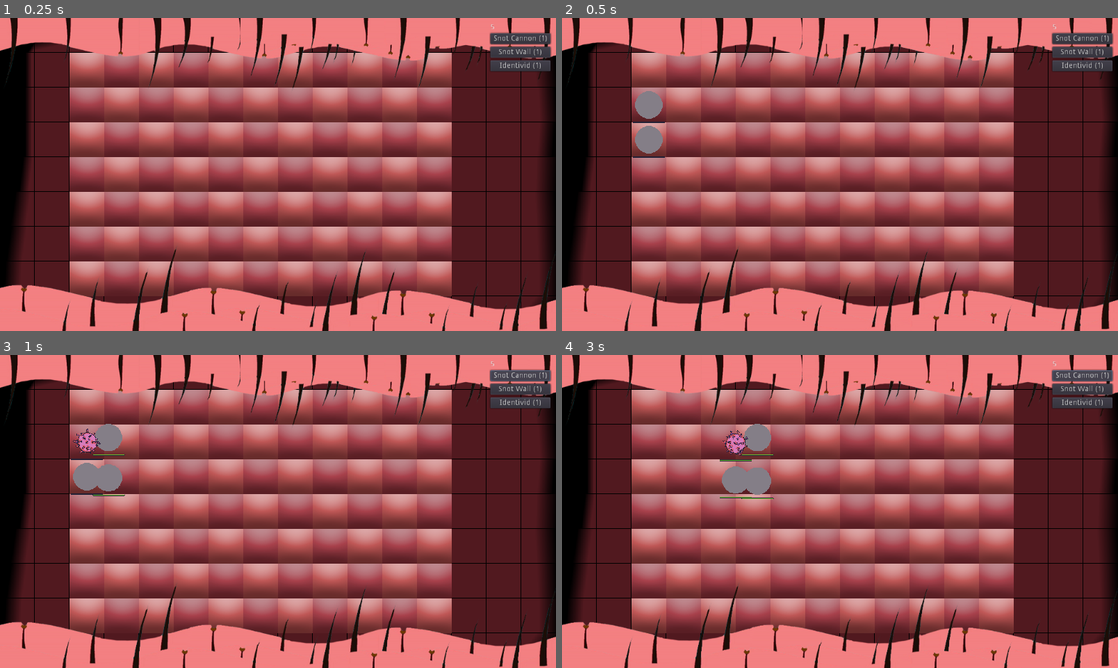
Above: before the commit, frames 1-4 (two rows, left to right).
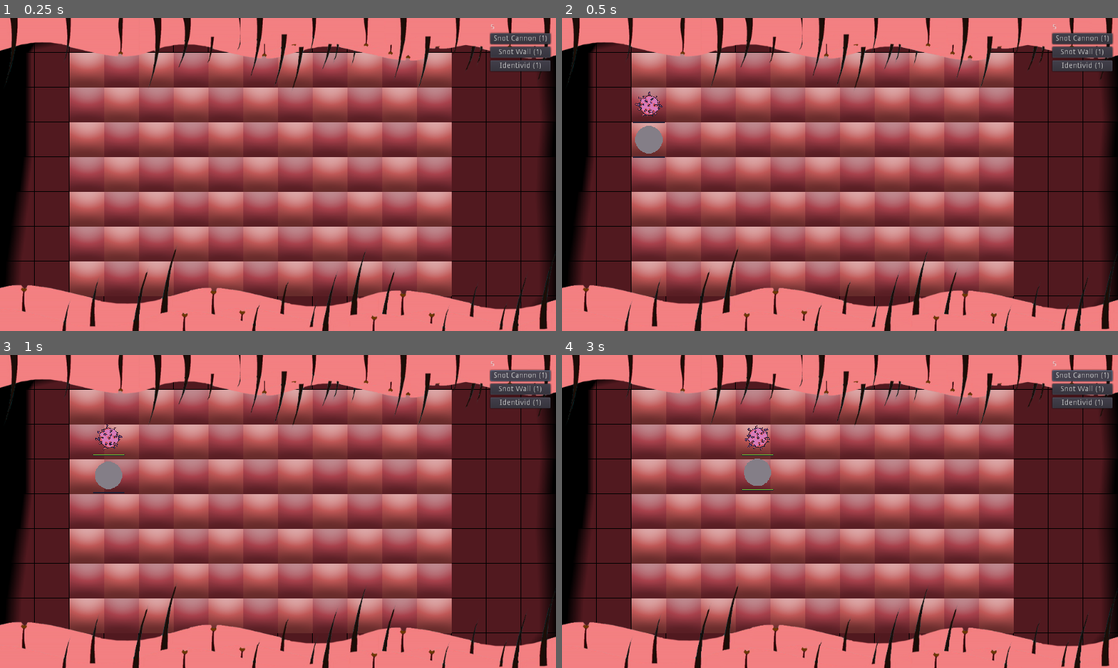
Above: after the commit, the same moments.

Repository: TeamKebab/GodotWildJam23
Game: Godot game, scene res://src/Main.tscn
Same seed, same stepped clock (60 frames per second), same inputs: the game is played once before the commit and once after it.
Inputs:
- Up to frame 1 (0.25 s): no input
- Up to frame 2 (0.5 s): no input
- Up to frame 3 (1 s): click "Snot Cannon (1)" at 0.5 s
- Up to frame 4 (3 s): click "Snot Wall (1)" at 1.25 s; click "Identivid (1)" at 2 s; click "Snot Cannon (1)" at 2.75 s

Frame 1 is identical in both runs. In frame 2, 0.3% of the frame differs, in the area x 13-19%, y 23-33%; in frame 3, 1.0%; in frame 4, 1.2%, in the area x 28-39%, y 22-46%.

Commit message:
defenses and virus folders

Diff:
--- a/project.godot
+++ b/project.godot
@@ -22,7 +22,7 @@
 "base": "KinematicBody2D",
 "class": "Identivid",
 "language": "GDScript",
-"path": "res://src/entities/Identivid.gd"
+"path": "res://src/entities/defenses/Identivid.gd"
 }, {
 "base": "Node2D",
 "class": "MiniBar",
--- a/src/Main.tscn
+++ b/src/Main.tscn
@@ -7,13 +7,13 @@
 [ext_resource path="res://src/gui/AntibodiesCounter.gd" type="Script" id=5]
 [ext_resource path="res://src/GUI.gd" type="Script" id=6]
 [ext_resource path="res://src/gui/BuyButton.tscn" type="PackedScene" id=7]
-[ext_resource path="res://src/entities/CannonPlaceholder.tscn" type="PackedScene" id=8]
+[ext_resource path="res://src/entities/defenses/CannonPlaceholder.tscn" type="PackedScene" id=8]
 [ext_resource path="res://assets/sprites/bg/nose-fondo-down.png" type="Texture" id=9]
 [ext_resource path="res://assets/sprites/bg/nose-fondo-up.png" type="Texture" id=10]
 [ext_resource path="res://src/Defenses.gd" type="Script" id=11]
 [ext_resource path="res://src/AntiBodies.gd" type="Script" id=12]
-[ext_resource path="res://src/entities/IdentividPlaceholder.tscn" type="PackedScene" id=13]
-[ext_resource path="res://src/entities/SnotWallPlaceholder.tscn" type="PackedScene" id=14]
+[ext_resource path="res://src/entities/defenses/IdentividPlaceholder.tscn" type="PackedScene" id=13]
+[ext_resource path="res://src/entities/defenses/SnotWallPlaceholder.tscn" type="PackedScene" id=14]
 [ext_resource path="res://assets/music/vids_1.ogg" type="AudioStream" id=15]
 
 [node name="Game" type="Node"]
--- a/src/WaveSpawner.gd
+++ b/src/WaveSpawner.gd
@@ -7,9 +7,9 @@
 }
 
 const VIRUS = {
-	Virus.CUTEVID : preload("res://src/entities/Cutevid.tscn"),
-	Virus.OGREVID : preload("res://src/entities/Ogrevid.tscn"),
-	Virus.GHOSTVID : preload("res://src/entities/Ghostvid.tscn"),
+	Virus.CUTEVID : preload("res://src/entities/virus/Cutevid.tscn"),
+	Virus.OGREVID : preload("res://src/entities/virus/Ogrevid.tscn"),
+	Virus.GHOSTVID : preload("res://src/entities/virus/Ghostvid.tscn"),
 }
 
 const WAVES = [
@@ -18,7 +18,7 @@
 		"times": 1,
 		"virus":[
 			{
-				"type": Virus.GHOSTVID,
+				"type": Virus.CUTEVID,
 				"row": 1
 			},
 			{
@@ -28,7 +28,7 @@
 		]
 	},
 	{
-		"wait": 0.5,
+		"wait": 5,
 		"times": 1,
 		"virus":[
 			{
--- a/src/entities/Identivid.gd
+++ /dev/null
@@ -1,2 +0,0 @@
-extends "res://src/entities/Defense.gd"
-class_name Identivid
--- a/src/entities/Bullet.tscn
+++ b/src/entities/defenses/Bullet.tscn
@@ -1,8 +1,8 @@
 [gd_scene load_steps=6 format=2]
 
-[ext_resource path="res://src/components/HitBox.tscn" type="PackedScene" id=1]
-[ext_resource path="res://assets/sprites/snot-shot.png" type="Texture" id=2]
-[ext_resource path="res://src/entities/Bullet.gd" type="Script" id=3]
+[ext_resource path="res://src/entities/defenses/Bullet.gd" type="Script" id=1]
+[ext_resource path="res://src/components/HitBox.tscn" type="PackedScene" id=2]
+[ext_resource path="res://assets/sprites/snot-shot.png" type="Texture" id=3]
 
 [sub_resource type="CircleShape2D" id=1]
 radius = 6.0
@@ -13,15 +13,15 @@
 [node name="KinematicBody2D" type="KinematicBody2D"]
 collision_layer = 0
 collision_mask = 0
-script = ExtResource( 3 )
+script = ExtResource( 1 )
 
 [node name="Sprite" type="Sprite" parent="."]
-texture = ExtResource( 2 )
+texture = ExtResource( 3 )
 
 [node name="CollisionShape2D" type="CollisionShape2D" parent="."]
 shape = SubResource( 1 )
 
-[node name="HitBox" parent="." instance=ExtResource( 1 )]
+[node name="HitBox" parent="." instance=ExtResource( 2 )]
 collision_layer = 2
 collision_mask = 0
 
--- a/src/entities/Cannon.gd
+++ b/src/entities/defenses/Cannon.gd
@@ -1,6 +1,6 @@
-extends "res://src/entities/Defense.gd"
+extends "res://src/entities/defenses/Defense.gd"
 
-const Bullet = preload("res://src/entities/Bullet.tscn")
+const Bullet = preload("res://src/entities/defenses/Bullet.tscn")
 
 export var cooldown: float = 3
 
--- a/src/entities/Cannon.tscn
+++ b/src/entities/defenses/Cannon.tscn
@@ -1,8 +1,9 @@
 [gd_scene load_steps=6 format=2]
 
-[ext_resource path="res://src/entities/Defense.tscn" type="PackedScene" id=1]
+[ext_resource path="res://src/entities/defenses/Cannon.gd" type="Script" id=1]
 [ext_resource path="res://src/components/DetectionBox.tscn" type="PackedScene" id=2]
-[ext_resource path="res://src/entities/Cannon.gd" type="Script" id=3]
+[ext_resource path="res://src/entities/defenses/Defense.tscn" type="PackedScene" id=3]
+
 
 [sub_resource type="RectangleShape2D" id=1]
 extents = Vector2( 32, 18 )
@@ -10,8 +11,8 @@
 [sub_resource type="RectangleShape2D" id=2]
 extents = Vector2( 224, 15 )
 
-[node name="Cannon" instance=ExtResource( 1 )]
-script = ExtResource( 3 )
+[node name="Cannon" instance=ExtResource( 3 )]
+script = ExtResource( 1 )
 hp = 5.0
 
 [node name="CollisionShape2D" parent="HurtBox" index="0"]
--- a/src/entities/CannonPlaceholder.tscn
+++ b/src/entities/defenses/CannonPlaceholder.tscn
@@ -2,7 +2,8 @@
 
 [ext_resource path="res://src/components/Placeholder.tscn" type="PackedScene" id=1]
 [ext_resource path="res://assets/sprites/cannon-animation.png" type="Texture" id=2]
-[ext_resource path="res://src/entities/Cannon.tscn" type="PackedScene" id=3]
+[ext_resource path="res://src/entities/defenses/Cannon.tscn" type="PackedScene" id=3]
+
 
 [sub_resource type="AtlasTexture" id=1]
 atlas = ExtResource( 2 )
--- a/src/entities/Defense.tscn
+++ b/src/entities/defenses/Defense.tscn
@@ -1,9 +1,10 @@
 [gd_scene load_steps=7 format=2]
 
-[ext_resource path="res://src/entities/Defense.gd" type="Script" id=1]
+[ext_resource path="res://src/entities/defenses/Defense.gd" type="Script" id=1]
 [ext_resource path="res://src/resources/SnotCannon.tres" type="SpriteFrames" id=2]
 [ext_resource path="res://src/components/HurtBox.tscn" type="PackedScene" id=4]
 [ext_resource path="res://src/components/MiniBar.tscn" type="PackedScene" id=5]
+
 
 [sub_resource type="RectangleShape2D" id=1]
 extents = Vector2( 30, 30 )
--- /dev/null
+++ b/src/entities/defenses/Identivid.gd
@@ -0,0 +1,2 @@
+extends "res://src/entities/defenses/Defense.gd"
+class_name Identivid
--- a/src/entities/Identivid.tscn
+++ b/src/entities/defenses/Identivid.tscn
@@ -1,9 +1,9 @@
 [gd_scene load_steps=10 format=2]
 
-[ext_resource path="res://src/entities/Defense.tscn" type="PackedScene" id=1]
+[ext_resource path="res://src/entities/defenses/Defense.tscn" type="PackedScene" id=1]
 [ext_resource path="res://assets/sprites/identivid.png" type="Texture" id=2]
 [ext_resource path="res://src/components/DetectionBox.tscn" type="PackedScene" id=3]
-[ext_resource path="res://src/entities/Identivid.gd" type="Script" id=4]
+[ext_resource path="res://src/entities/defenses/Identivid.gd" type="Script" id=4]
 
 [sub_resource type="RectangleShape2D" id=1]
 extents = Vector2( 9, 14 )
--- a/src/entities/IdentividPlaceholder.tscn
+++ b/src/entities/defenses/IdentividPlaceholder.tscn
@@ -1,8 +1,10 @@
 [gd_scene load_steps=5 format=2]
 
 [ext_resource path="res://src/components/Placeholder.tscn" type="PackedScene" id=1]
-[ext_resource path="res://src/entities/Identivid.tscn" type="PackedScene" id=2]
+[ext_resource path="res://src/entities/defenses/Identivid.tscn" type="PackedScene" id=2]
 [ext_resource path="res://assets/sprites/identivid.png" type="Texture" id=3]
+
+
 
 [sub_resource type="RectangleShape2D" id=1]
 extents = Vector2( 9, 14 )
--- a/src/entities/SnotWall.gd
+++ b/src/entities/defenses/SnotWall.gd
@@ -1,4 +1,4 @@
-extends "res://src/entities/Defense.gd"
+extends "res://src/entities/defenses/Defense.gd"
 
 
 func _ready():
--- a/src/entities/SnotWall.tscn
+++ b/src/entities/defenses/SnotWall.tscn
@@ -1,42 +1,42 @@
 [gd_scene load_steps=15 format=2]
 
-[ext_resource path="res://src/entities/Defense.tscn" type="PackedScene" id=1]
-[ext_resource path="res://assets/sprites/wall.png" type="Texture" id=2]
-[ext_resource path="res://src/entities/SnotWall.gd" type="Script" id=3]
+[ext_resource path="res://src/entities/defenses/Defense.tscn" type="PackedScene" id=1]
+[ext_resource path="res://src/entities/defenses/SnotWall.gd" type="Script" id=2]
+[ext_resource path="res://assets/sprites/wall.png" type="Texture" id=3]
 
 [sub_resource type="RectangleShape2D" id=1]
 extents = Vector2( 18, 18 )
 
 [sub_resource type="AtlasTexture" id=2]
-atlas = ExtResource( 2 )
+atlas = ExtResource( 3 )
 region = Rect2( 0, 0, 64, 64 )
 
 [sub_resource type="AtlasTexture" id=3]
-atlas = ExtResource( 2 )
+atlas = ExtResource( 3 )
 region = Rect2( 64, 0, 64, 64 )
 
 [sub_resource type="AtlasTexture" id=4]
-atlas = ExtResource( 2 )
+atlas = ExtResource( 3 )
 region = Rect2( 128, 0, 64, 64 )
 
 [sub_resource type="AtlasTexture" id=5]
-atlas = ExtResource( 2 )
+atlas = ExtResource( 3 )
 region = Rect2( 192, 0, 64, 64 )
 
 [sub_resource type="AtlasTexture" id=6]
-atlas = ExtResource( 2 )
+atlas = ExtResource( 3 )
 region = Rect2( 256, 0, 64, 64 )
 
 [sub_resource type="AtlasTexture" id=7]
-atlas = ExtResource( 2 )
+atlas = ExtResource( 3 )
 region = Rect2( 320, 0, 64, 64 )
 
 [sub_resource type="AtlasTexture" id=8]
-atlas = ExtResource( 2 )
+atlas = ExtResource( 3 )
 region = Rect2( 384, 0, 64, 64 )
 
 [sub_resource type="AtlasTexture" id=9]
-atlas = ExtResource( 2 )
+atlas = ExtResource( 3 )
 region = Rect2( 448, 0, 64, 64 )
 
 [sub_resource type="SpriteFrames" id=10]
@@ -51,7 +51,7 @@
 extents = Vector2( 22, 18 )
 
 [node name="SnotWall" instance=ExtResource( 1 )]
-script = ExtResource( 3 )
+script = ExtResource( 2 )
 hp = 5.0
 
 [node name="CollisionShape2D" parent="." index="0"]
--- a/src/entities/SnotWallPlaceholder.tscn
+++ b/src/entities/defenses/SnotWallPlaceholder.tscn
@@ -1,8 +1,9 @@
 [gd_scene load_steps=5 format=2]
 
-[ext_resource path="res://src/entities/SnotWall.tscn" type="PackedScene" id=1]
+[ext_resource path="res://src/entities/defenses/SnotWall.tscn" type="PackedScene" id=1]
 [ext_resource path="res://src/components/Placeholder.tscn" type="PackedScene" id=2]
 [ext_resource path="res://assets/sprites/wall.png" type="Texture" id=3]
+
 
 [sub_resource type="RectangleShape2D" id=1]
 extents = Vector2( 18, 18 )
--- a/src/entities/Cutevid.gd
+++ b/src/entities/virus/Cutevid.gd
@@ -1,4 +1,4 @@
-extends "res://src/entities/Virus.gd"
+extends "res://src/entities/virus/Virus.gd"
 
 
 export var rotation_speed_min = -1
--- a/src/entities/Cutevid.tscn
+++ b/src/entities/virus/Cutevid.tscn
@@ -1,7 +1,8 @@
 [gd_scene load_steps=6 format=2]
 
-[ext_resource path="res://src/entities/Virus.tscn" type="PackedScene" id=1]
-[ext_resource path="res://src/entities/Cutevid.gd" type="Script" id=2]
+[ext_resource path="res://src/entities/virus/Cutevid.gd" type="Script" id=1]
+[ext_resource path="res://src/entities/virus/Virus.tscn" type="PackedScene" id=2]
+
 
 [sub_resource type="CircleShape2D" id=1]
 radius = 18.0
@@ -12,8 +13,8 @@
 [sub_resource type="CircleShape2D" id=3]
 radius = 22.0
 
-[node name="Cutevid" instance=ExtResource( 1 )]
-script = ExtResource( 2 )
+[node name="Cutevid" instance=ExtResource( 2 )]
+script = ExtResource( 1 )
 
 [node name="CollisionShape2D" parent="." index="1"]
 shape = SubResource( 1 )
--- a/src/entities/Ghostvid.gd
+++ b/src/entities/virus/Ghostvid.gd
@@ -1,4 +1,4 @@
-extends "res://src/entities/Virus.gd"
+extends "res://src/entities/virus/Virus.gd"
 
 
 signal revealed
--- a/src/entities/Ghostvid.tscn
+++ b/src/entities/virus/Ghostvid.tscn
@@ -1,8 +1,8 @@
 [gd_scene load_steps=12 format=2]
 
-[ext_resource path="res://src/entities/Virus.tscn" type="PackedScene" id=1]
+[ext_resource path="res://src/entities/virus/Virus.tscn" type="PackedScene" id=1]
 [ext_resource path="res://src/components/DetectionBox.tscn" type="PackedScene" id=2]
-[ext_resource path="res://src/entities/Ghostvid.gd" type="Script" id=3]
+[ext_resource path="res://src/entities/virus/Ghostvid.gd" type="Script" id=3]
 [ext_resource path="res://assets/sprites/ghostvid.png" type="Texture" id=4]
 
 [sub_resource type="AtlasTexture" id=1]
@@ -39,7 +39,14 @@
 
 [node name="Ghostvid" instance=ExtResource( 1 )]
 script = ExtResource( 3 )
+max_hp = 2.0
+antibodies_amount = 1
+damage = 1.0
 cooldown = 2.0
+velocity = 80
+freq_min = 5
+freq_max = 20
+max_vertical_movement = 8
 
 [node name="Sprite" parent="." index="0"]
 frames = SubResource( 3 )
--- a/src/entities/Ogrevid.tscn
+++ b/src/entities/virus/Ogrevid.tscn
@@ -1,6 +1,6 @@
 [gd_scene load_steps=15 format=2]
 
-[ext_resource path="res://src/entities/Virus.tscn" type="PackedScene" id=1]
+[ext_resource path="res://src/entities/virus/Virus.tscn" type="PackedScene" id=1]
 [ext_resource path="res://assets/sprites/bacterio.png" type="Texture" id=2]
 
 [sub_resource type="AtlasTexture" id=1]
--- a/src/entities/Virus.tscn
+++ b/src/entities/virus/Virus.tscn
@@ -1,17 +1,17 @@
 [gd_scene load_steps=9 format=2]
 
-[ext_resource path="res://src/entities/Virus.gd" type="Script" id=1]
-[ext_resource path="res://assets/sprites/virus.png" type="Texture" id=2]
-[ext_resource path="res://src/components/HurtBox.tscn" type="PackedScene" id=3]
-[ext_resource path="res://src/components/HitBox.tscn" type="PackedScene" id=4]
-[ext_resource path="res://src/components/MiniBar.tscn" type="PackedScene" id=5]
+[ext_resource path="res://src/entities/virus/Virus.gd" type="Script" id=1]
+[ext_resource path="res://src/components/HurtBox.tscn" type="PackedScene" id=2]
+[ext_resource path="res://src/components/HitBox.tscn" type="PackedScene" id=3]
+[ext_resource path="res://src/components/MiniBar.tscn" type="PackedScene" id=4]
+[ext_resource path="res://assets/sprites/virus.png" type="Texture" id=5]
 
 [sub_resource type="AtlasTexture" id=1]
-atlas = ExtResource( 2 )
+atlas = ExtResource( 5 )
 region = Rect2( 0, 0, 64, 64 )
 
 [sub_resource type="AtlasTexture" id=2]
-atlas = ExtResource( 2 )
+atlas = ExtResource( 5 )
 region = Rect2( 64, 0, 64, 64 )
 
 [sub_resource type="SpriteFrames" id=3]
--- a/src/resources/SnotCannon.tres
+++ b/src/resources/SnotCannon.tres
@@ -8,31 +8,31 @@
 
 [sub_resource type="AtlasTexture" id=2]
 atlas = ExtResource( 1 )
-region = Rect2( 0, 0, 128, 64 )
+region = Rect2( 512, 0, 128, 64 )
 
 [sub_resource type="AtlasTexture" id=3]
 atlas = ExtResource( 1 )
-region = Rect2( 128, 0, 128, 64 )
+region = Rect2( 640, 0, 128, 64 )
 
 [sub_resource type="AtlasTexture" id=4]
 atlas = ExtResource( 1 )
-region = Rect2( 256, 0, 128, 64 )
+region = Rect2( 768, 0, 128, 64 )
 
 [sub_resource type="AtlasTexture" id=5]
 atlas = ExtResource( 1 )
-region = Rect2( 384, 0, 128, 64 )
+region = Rect2( 0, 0, 128, 64 )
 
 [sub_resource type="AtlasTexture" id=6]
 atlas = ExtResource( 1 )
-region = Rect2( 512, 0, 128, 64 )
+region = Rect2( 128, 0, 128, 64 )
 
 [sub_resource type="AtlasTexture" id=7]
 atlas = ExtResource( 1 )
-region = Rect2( 640, 0, 128, 64 )
+region = Rect2( 256, 0, 128, 64 )
 
 [sub_resource type="AtlasTexture" id=8]
 atlas = ExtResource( 1 )
-region = Rect2( 768, 0, 128, 64 )
+region = Rect2( 384, 0, 128, 64 )
 
 [resource]
 animations = [ {
@@ -41,13 +41,13 @@
 "name": "idle",
 "speed": 5.0
 }, {
-"frames": [ SubResource( 2 ), SubResource( 3 ), SubResource( 4 ), SubResource( 5 ) ],
+"frames": [ SubResource( 2 ), SubResource( 3 ), SubResource( 4 ) ],
+"loop": false,
+"name": "shot",
+"speed": 15.0
+}, {
+"frames": [ SubResource( 5 ), SubResource( 6 ), SubResource( 7 ), SubResource( 8 ) ],
 "loop": false,
 "name": "charge",
 "speed": 5.0
-}, {
-"frames": [ SubResource( 6 ), SubResource( 7 ), SubResource( 8 ) ],
-"loop": false,
-"name": "shot",
-"speed": 15.0
 } ]
Renamed: src/entities/Bullet.gd -> src/entities/defenses/Bullet.gd
Renamed: src/entities/Defense.gd -> src/entities/defenses/Defense.gd
Renamed: src/entities/Virus.gd -> src/entities/virus/Virus.gd
Not shown: 1 places in src/entities/virus/Virus.tscn that only renumber resources
